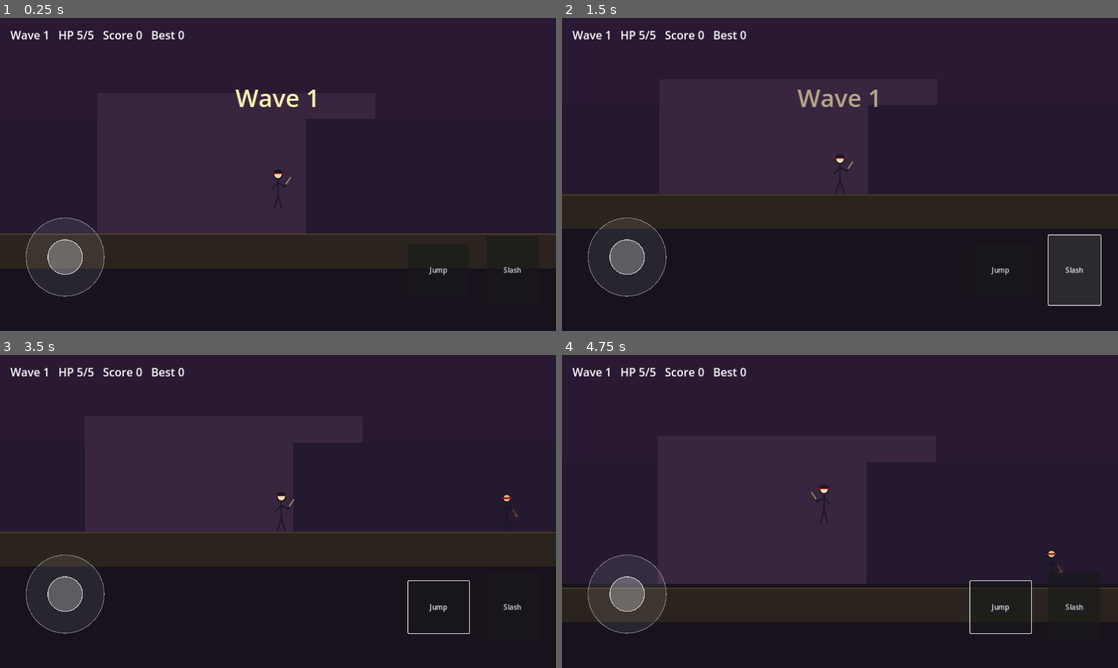
Above: before the commit, frames 1-4 (two rows, left to right).
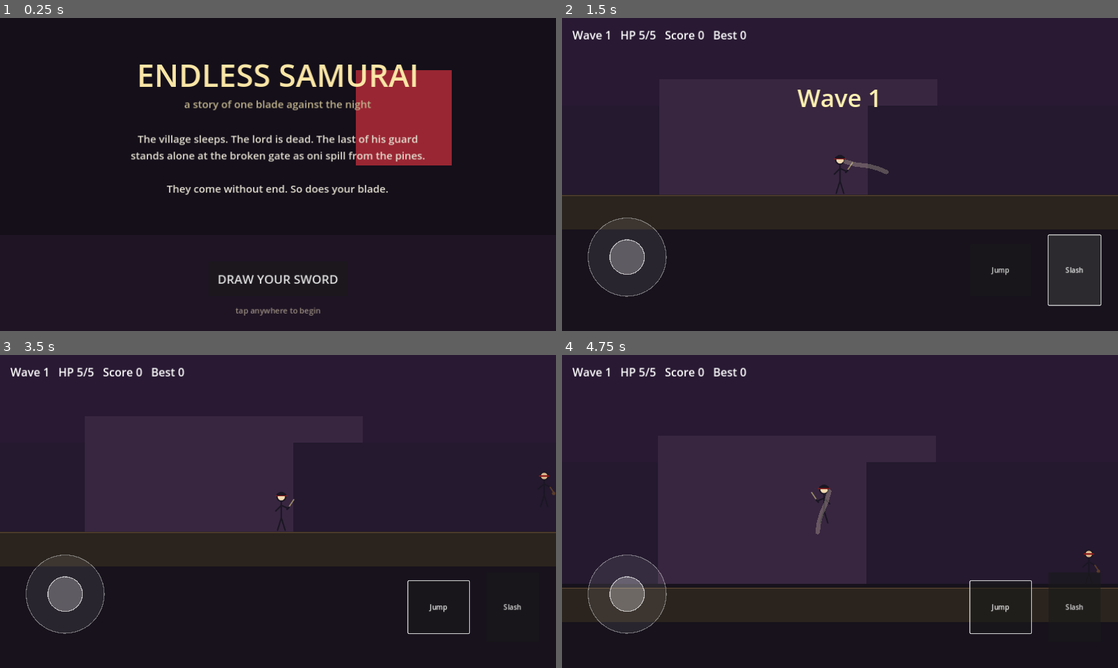
Above: after the commit, the same moments.

Repository: wargasipil/endless_samurai
Game: Godot game, scene res://scenes/title.tscn
The game is run twice, just before and just after one commit, with the same random seed, the same clock (stepped at 60 frames per second) and the same inputs. Before the commit the project starts from res://scenes/main.tscn.
Inputs (mouse positions are in pixels of both pictures, inside the frame that each line leads up to):
- Up to frame 1 (0.25 s): no input
- Up to frame 2 (1.5 s): click (840, 277) at 0.5 s, where only the run after the commit has a clickable "DRAW YOUR SWORD"; click "Slash" at 1.25 s
- Up to frame 3 (3.5 s): click "Jump" at 2 s; tap Enter at 2.75 s; drag from (66, 592) to (305, 530) at 2.77 s
- Up to frame 4 (4.75 s): drag from (728, 527) to (867, 511) at 3.52 s; tap Space at 4.25 s; move the mouse to (895, 442) at 4.27 s; hold A from 4.28 s (still down); hold J from 4.28 s (still down); click (895, 442) at 4.42 s

The runs differ from the first frame. In frame 1, 51% of the frame differs, in the area x 0-100%, y 0-96%; in frame 2, 1.0%; in frame 3, less than 0.1%; in frame 4, 0.2%.

Commit message:
MVP polish: knockback, screen shake, slash VFX, title/prologue screen

Diff:
--- a/project.godot
+++ b/project.godot
@@ -7,7 +7,7 @@
 
 config/name="Samurai"
 config/description="Mobile samurai action game"
-run/main_scene="res://scenes/main.tscn"
+run/main_scene="res://scenes/title.tscn"
 config/features=PackedStringArray("4.3", "Mobile")
 config/icon="res://icon.svg"
 
--- a/scenes/player.tscn
+++ b/scenes/player.tscn
@@ -1,7 +1,8 @@
-[gd_scene load_steps=5 format=3]
+[gd_scene load_steps=6 format=3]
 
 [ext_resource type="Script" path="res://scripts/player.gd" id="1"]
 [ext_resource type="Texture2D" path="res://assets/samurai.svg" id="2"]
+[ext_resource type="Script" path="res://scripts/camera_shake.gd" id="3"]
 
 [sub_resource type="RectangleShape2D" id="PlayerShape"]
 size = Vector2(44, 90)
@@ -33,9 +34,18 @@
 position = Vector2(28, 0)
 shape = SubResource("SwordShape")
 
-[node name="Camera" type="Camera2D" parent="."]
+[node name="Slash" type="Line2D" parent="Sword"]
+width = 10.0
+default_color = Color(1, 0.95, 0.8, 0.9)
+joint_mode = 2
+begin_cap_mode = 2
+end_cap_mode = 2
+points = PackedVector2Array(0, -36, 18, -18, 42, 0, 58, 16, 70, 32)
+
+[node name="Camera" type="Camera2D" parent="." node_paths=PackedStringArray()]
 zoom = Vector2(1, 1)
 position_smoothing_enabled = true
 position_smoothing_speed = 6.0
 limit_left = -2000
 limit_right = 2000
+script = ExtResource("3")
--- /dev/null
+++ b/scenes/title.tscn
@@ -0,0 +1,92 @@
+[gd_scene load_steps=2 format=3]
+
+[ext_resource type="Script" path="res://scripts/title.gd" id="1"]
+
+[node name="Title" type="Control"]
+anchor_right = 1.0
+anchor_bottom = 1.0
+script = ExtResource("1")
+
+[node name="Bg" type="ColorRect" parent="."]
+anchor_right = 1.0
+anchor_bottom = 1.0
+color = Color(0.08, 0.06, 0.1, 1)
+
+[node name="SunDisc" type="ColorRect" parent="."]
+offset_left = 820.0
+offset_top = 120.0
+offset_right = 1040.0
+offset_bottom = 340.0
+color = Color(0.6, 0.15, 0.2, 1)
+
+[node name="Hill" type="ColorRect" parent="."]
+anchor_left = 0.0
+anchor_top = 1.0
+anchor_right = 1.0
+anchor_bottom = 1.0
+offset_top = -220.0
+color = Color(0.12, 0.08, 0.14, 1)
+
+[node name="Title" type="Label" parent="."]
+anchor_left = 0.5
+anchor_right = 0.5
+offset_left = -500.0
+offset_top = 80.0
+offset_right = 500.0
+offset_bottom = 180.0
+text = "ENDLESS SAMURAI"
+horizontal_alignment = 1
+theme_override_colors/font_color = Color(0.98, 0.9, 0.65, 1)
+theme_override_font_sizes/font_size = 72
+
+[node name="Subtitle" type="Label" parent="."]
+anchor_left = 0.5
+anchor_right = 0.5
+offset_left = -400.0
+offset_top = 180.0
+offset_right = 400.0
+offset_bottom = 220.0
+text = "a story of one blade against the night"
+horizontal_alignment = 1
+theme_override_colors/font_color = Color(0.75, 0.7, 0.55, 1)
+theme_override_font_sizes/font_size = 24
+
+[node name="Prologue" type="Label" parent="."]
+anchor_left = 0.5
+anchor_right = 0.5
+offset_left = -520.0
+offset_top = 260.0
+offset_right = 520.0
+offset_bottom = 480.0
+text = "The village sleeps. The lord is dead. The last of his guard\nstands alone at the broken gate as oni spill from the pines.\n\nThey come without end. So does your blade."
+horizontal_alignment = 1
+vertical_alignment = 0
+autowrap_mode = 2
+theme_override_colors/font_color = Color(0.9, 0.88, 0.82, 1)
+theme_override_font_sizes/font_size = 24
+
+[node name="Begin" type="Button" parent="."]
+anchor_left = 0.5
+anchor_top = 1.0
+anchor_right = 0.5
+anchor_bottom = 1.0
+offset_left = -160.0
+offset_top = -160.0
+offset_right = 160.0
+offset_bottom = -80.0
+text = "DRAW YOUR SWORD"
+theme_override_font_sizes/font_size = 28
+
+[node name="Hint" type="Label" parent="."]
+anchor_left = 0.5
+anchor_top = 1.0
+anchor_right = 0.5
+anchor_bottom = 1.0
+offset_left = -200.0
+offset_top = -60.0
+offset_right = 200.0
+offset_bottom = -30.0
+text = "tap anywhere to begin"
+horizontal_alignment = 1
+theme_override_colors/font_color = Color(0.6, 0.55, 0.5, 1)
+theme_override_font_sizes/font_size = 18
--- /dev/null
+++ b/scripts/camera_shake.gd
@@ -0,0 +1,20 @@
+extends Camera2D
+
+var shake_time: float = 0.0
+var shake_strength: float = 0.0
+
+func shake(strength: float, duration: float) -> void:
+	shake_strength = maxf(shake_strength, strength)
+	shake_time = maxf(shake_time, duration)
+
+func _process(delta: float) -> void:
+	if shake_time > 0.0:
+		shake_time -= delta
+		var decay := clampf(shake_time / 0.25, 0.0, 1.0)
+		offset = Vector2(
+			randf_range(-shake_strength, shake_strength),
+			randf_range(-shake_strength, shake_strength)
+		) * decay
+		if shake_time <= 0.0:
+			offset = Vector2.ZERO
+			shake_strength = 0.0
--- a/scripts/enemy.gd
+++ b/scripts/enemy.gd
@@ -1,6 +1,7 @@
 extends CharacterBody2D
 
 const GRAVITY := 1800.0
+const CONTACT_KNOCKBACK := 200.0
 
 @export var max_health: int = 2
 @export var contact_damage: int = 1
@@ -11,6 +12,7 @@
 var health: int
 var target: Node2D
 var hit_cooldown: float = 0.0
+var knockback_timer: float = 0.0
 
 signal defeated(enemy)
 
@@ -40,8 +42,14 @@
 		defeated.emit(self)
 		queue_free()
 
+func apply_knockback(impulse: Vector2) -> void:
+	velocity = impulse
+	knockback_timer = 0.18
+
 func _physics_process(delta: float) -> void:
-	if target:
+	if knockback_timer > 0.0:
+		knockback_timer -= delta
+	elif target:
 		var dir := signf(target.global_position.x - global_position.x)
 		velocity.x = dir * move_speed
 		sprite.flip_h = dir < 0.0
@@ -59,4 +67,7 @@
 	if target and hit_cooldown <= 0.0 and global_position.distance_to(target.global_position) < 48.0:
 		if target.has_method("take_damage"):
 			target.take_damage(contact_damage)
+			if target.has_method("apply_knockback"):
+				var push := signf(target.global_position.x - global_position.x)
+				target.apply_knockback(Vector2(push * CONTACT_KNOCKBACK, -140.0))
 			hit_cooldown = 0.8
--- a/scripts/main.gd
+++ b/scripts/main.gd
@@ -34,6 +34,7 @@
 	controls.attack_pressed.connect(func() -> void: player.request_attack())
 
 	player.health_changed.connect(_on_health_changed)
+	player.hit_landed.connect(_on_hit_landed)
 	player.died.connect(_on_player_died)
 
 	spawn_timer.timeout.connect(_spawn_enemy)
@@ -96,8 +97,18 @@
 	score += int(e.score_value)
 	_refresh_hud()
 
-func _on_health_changed(_current: int, _maximum: int) -> void:
+func _on_health_changed(current: int, _maximum: int) -> void:
 	_refresh_hud()
+	if current < player.max_health:
+		_shake(10.0, 0.25)
+
+func _on_hit_landed(_target: Node) -> void:
+	_shake(6.0, 0.15)
+
+func _shake(strength: float, duration: float) -> void:
+	var cam := player.get_node_or_null("Camera")
+	if cam and cam.has_method("shake"):
+		cam.shake(strength, duration)
 
 func _refresh_hud() -> void:
 	hud_label.text = "Wave %d   HP %d/%d   Score %d   Best %d" % [
--- a/scripts/player.gd
+++ b/scripts/player.gd
@@ -4,6 +4,7 @@
 const JUMP_VELOCITY := -720.0
 const GRAVITY := 1800.0
 const ATTACK_DURATION := 0.25
+const HIT_KNOCKBACK := 260.0
 
 @export var max_health: int = 5
 
@@ -11,18 +12,22 @@
 var move_input: Vector2 = Vector2.ZERO
 var jump_requested: bool = false
 var attack_timer: float = 0.0
+var knockback_timer: float = 0.0
 var facing: int = 1
 
 signal health_changed(current: int, maximum: int)
 signal died
+signal hit_landed(target: Node)
 
 @onready var sprite: Sprite2D = $Sprite
 @onready var sword: Node2D = $Sword
 @onready var hit_area: Area2D = $Sword/HitArea
+@onready var slash_vfx: Line2D = $Sword/Slash
 
 func _ready() -> void:
 	health = max_health
 	hit_area.monitoring = false
+	slash_vfx.modulate.a = 0.0
 	health_changed.emit(health, max_health)
 
 func set_move_input(v: Vector2) -> void:
@@ -36,12 +41,21 @@
 		attack_timer = ATTACK_DURATION
 		hit_area.monitoring = true
 		sword.rotation_degrees = -30.0
+		_play_slash_vfx()
 		_apply_attack()
+
+func _play_slash_vfx() -> void:
+	slash_vfx.modulate = Color(1, 1, 1, 1)
+	var tw := create_tween()
+	tw.tween_property(slash_vfx, "modulate:a", 0.0, ATTACK_DURATION)
 
 func _apply_attack() -> void:
 	for body in hit_area.get_overlapping_bodies():
 		if body.has_method("take_damage"):
 			body.take_damage(1)
+			if body.has_method("apply_knockback"):
+				body.apply_knockback(Vector2(facing * 340.0, -180.0))
+			hit_landed.emit(body)
 
 func take_damage(amount: int) -> void:
 	health = max(0, health - amount)
@@ -52,14 +66,21 @@
 		died.emit()
 		set_physics_process(false)
 
+func apply_knockback(impulse: Vector2) -> void:
+	velocity = impulse
+	knockback_timer = 0.12
+
 func _physics_process(delta: float) -> void:
-	var x_axis := move_input.x
-	if Input.is_key_pressed(KEY_A) or Input.is_key_pressed(KEY_LEFT):
-		x_axis = -1.0
-	elif Input.is_key_pressed(KEY_D) or Input.is_key_pressed(KEY_RIGHT):
-		x_axis = 1.0
-
-	velocity.x = x_axis * SPEED
+	var x_axis := 0.0
+	if knockback_timer > 0.0:
+		knockback_timer -= delta
+	else:
+		x_axis = move_input.x
+		if Input.is_key_pressed(KEY_A) or Input.is_key_pressed(KEY_LEFT):
+			x_axis = -1.0
+		elif Input.is_key_pressed(KEY_D) or Input.is_key_pressed(KEY_RIGHT):
+			x_axis = 1.0
+		velocity.x = x_axis * SPEED
 
 	if not is_on_floor():
 		velocity.y += GRAVITY * delta
--- /dev/null
+++ b/scripts/title.gd
@@ -0,0 +1,20 @@
+extends Control
+
+const MAIN_SCENE := "res://scenes/main.tscn"
+
+func _ready() -> void:
+	$Begin.pressed.connect(_begin)
+
+func _begin() -> void:
+	get_tree().change_scene_to_file(MAIN_SCENE)
+
+func _unhandled_input(event: InputEvent) -> void:
+	var fired := false
+	if event is InputEventScreenTouch and event.pressed:
+		fired = true
+	elif event is InputEventMouseButton and event.pressed:
+		fired = true
+	elif event is InputEventKey and event.pressed:
+		fired = true
+	if fired:
+		_begin()
